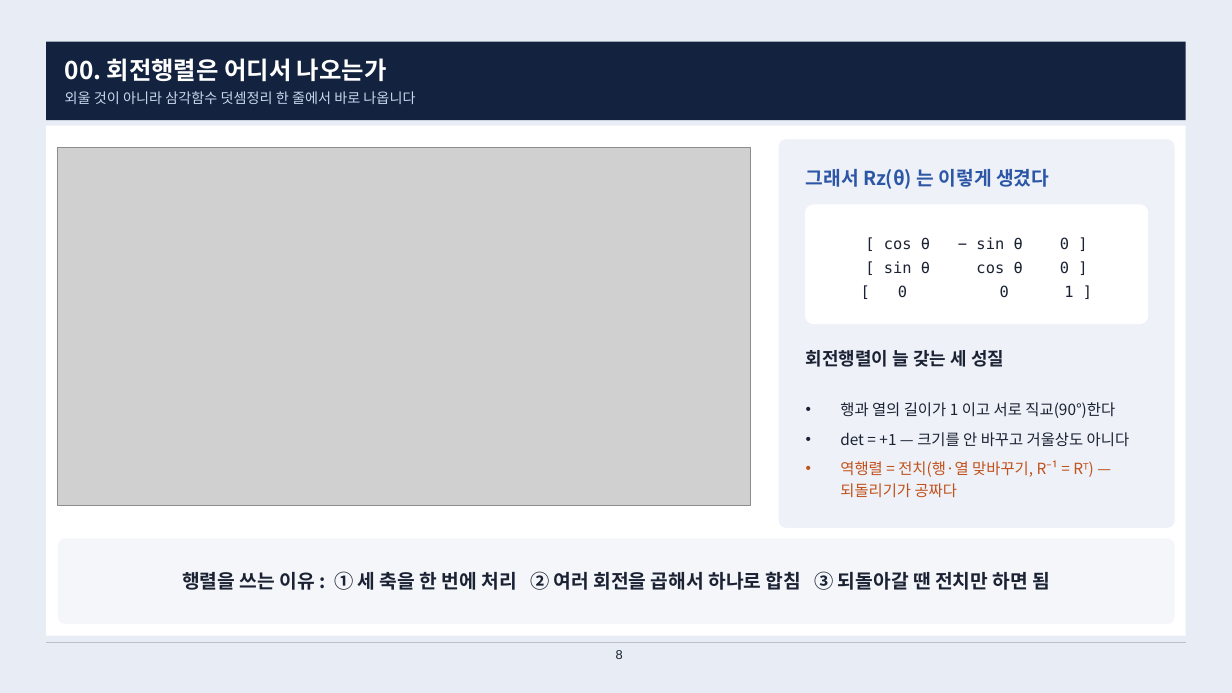
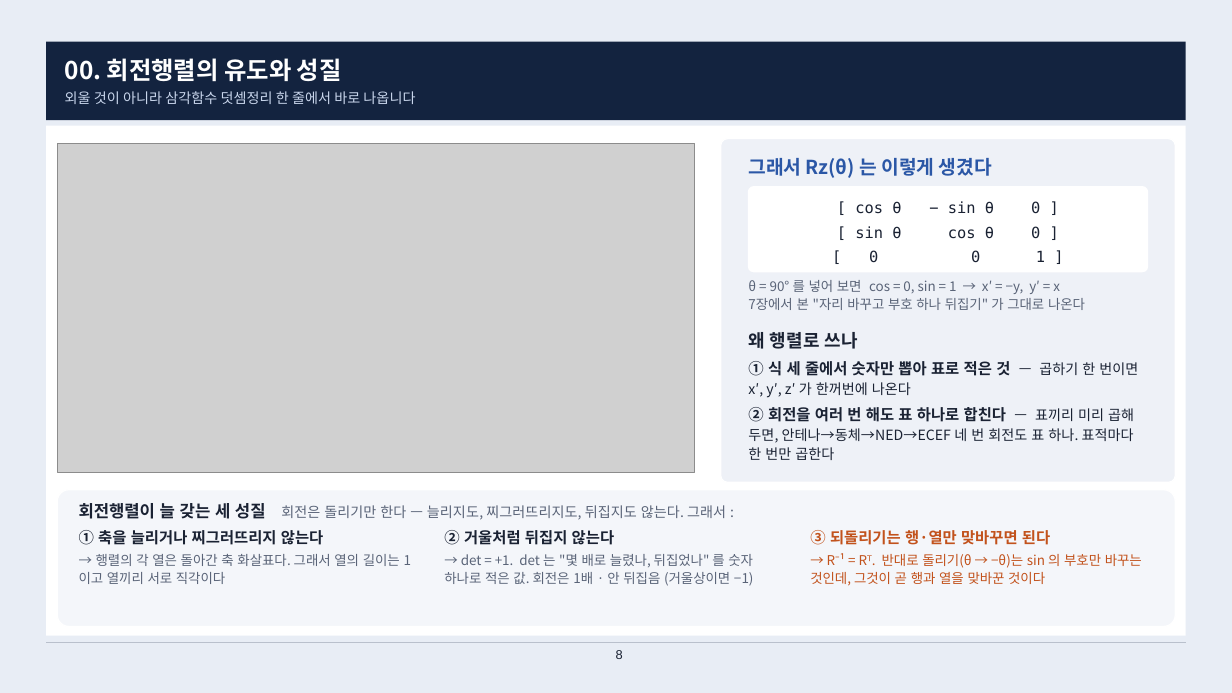
Before and after one commit to harley-hwan/IpcProc, a slide deck: slide 8 of Part2_CoordFrames/ref/산출물/Chapter2_coordinate_systems.pptx. Drawn at 1232x693 pixels with LibreOffice and Linux fonts; fonts in the diff are those of the drawing; grey boxes stand for pictures. Boxes give left, top, right and bottom in pixels: in the first picture for what was removed or moved away, otherwise in the second. Text is boxed around its words. In the diff, an @@ line names an element or a change of style, - is before the commit and + after.

```diff
--- a/Part2_CoordFrames/ref/산출물/Chapter2_coordinate_systems.pptx
+++ b/Part2_CoordFrames/ref/산출물/Chapter2_coordinate_systems.pptx
@@ text at bbox=[65, 58, 342, 82]: text changed @@
-00. 회전행렬은 어디서 나오는가
+00. 회전행렬의 유도와 성질
@@ picture: place and size @@
-picture at bbox=[57, 147, 750, 505]
+picture at bbox=[57, 143, 695, 472]
@@ rounded rectangle: place and size @@
-rounded rectangle at bbox=[778, 139, 1176, 529]
+rounded rectangle at bbox=[721, 139, 1176, 482]
@@ text "그래서 Rz(θ) 는 이렇게 생겼다": place and size @@
-text "그래서 Rz(θ) 는 이렇게 생겼다" at bbox=[806, 169, 1049, 189]
+text "그래서 Rz(θ) 는 이렇게 생겼다" at bbox=[748, 158, 992, 178]
@@ text "[ cos θ − sin ...": place and size @@
-text "[ cos θ − sin ..." at bbox=[884, 237, 1069, 298]
+text "[ cos θ − sin ..." at bbox=[855, 201, 1040, 263]
@@ rounded rectangle: place and size @@
-rounded rectangle at bbox=[806, 205, 1148, 323]
+rounded rectangle at bbox=[749, 187, 1148, 272]
@@ text added at bbox=[748, 280, 1085, 310], 10.5 pt, text #5A6478 @@
+θ = 90° 를 넣어 보면 cos = 0, sin = 1 → x′ = −y, y′ = x
+7장에서 본 "자리 바꾸고 부호 하나 뒤집기" 가 그대로 나온다
@@ text at bbox=[748, 332, 858, 349]: text changed @@
-회전행렬이 늘 갖는 세 성질
+왜 행렬로 쓰나
@@ text "① 식 세 줄에서 숫자만 ..." at bbox=[748, 361, 1138, 460]: vertical alignment middle to top @@
@@ text at bbox=[748, 361, 1138, 460]: text changed; size 12 to 11 pt @@
-• 행과 열의 길이가 1 이고 서로 직교(90°)한다
-• det = +1 — 크기를 안 바꾸고 거울상도 아니다
-• 역행렬 = 전치(행·열 맞바꾸기, R⁻¹ = Rᵀ) — 되돌리기가 공짜다
+① 식 세 줄에서 숫자만 뽑아 표로 적은 것 — 곱하기 한 번이면 x′, y′, z′ 가 한꺼번에 나온다
+② 회전을 여러 번 해도 표 하나로 합친다 — 표끼리 미리 곱해 두면, 안테나→동체→NED→ECEF 네 번 회전도 표 하나. 표적마다 한 번만 곱한다
@@ rounded rectangle: place and size @@
-rounded rectangle at bbox=[57, 538, 1176, 625]
+rounded rectangle at bbox=[57, 490, 1176, 627]
@@ text at bbox=[79, 503, 726, 520]: text changed; size 15 to 11 pt; text colour #1A2233 to #5A6478; bold off @@
-행렬을 쓰는 이유 : ① 세 축을 한 번에 처리 ② 여러 회전을 곱해서 하나로 합침 ③ 되돌아갈 땐 전치만 하면 됨
+회전행렬이 늘 갖는 세 성질 회전은 돌리기만 한다 — 늘리지도, 찌그러뜨리지도, 뒤집지도 않는다. 그래서 :
@@ text added at bbox=[79, 530, 411, 584], 10.5 pt, text #5A6478 @@
+① 축을 늘리거나 찌그러뜨리지 않는다
+→ 행렬의 각 열은 돌아간 축 화살표다. 그래서 열의 길이는 1 이고 열끼리 서로 직각이다
@@ text added at bbox=[444, 530, 754, 586], 10.5 pt, text #5A6478 @@
+② 거울처럼 뒤집지 않는다
+→ det = +1. det 는 "몇 배로 늘렸나, 뒤집었나" 를 숫자 하나로 적은 값. 회전은 1배 · 안 뒤집음 (거울상이면 −1)
@@ text added at bbox=[810, 530, 1142, 586], 10.5 pt, text #C2521C @@
+③ 되돌리기는 행·열만 맞바꾸면 된다
+→ R⁻¹ = Rᵀ. 반대로 돌리기(θ → −θ)는 sin 의 부호만 바꾸는 것인데, 그것이 곧 행과 열을 맞바꾼 것이다
```
Also in this commit, not shown: 20 other slides changed, 4 slides added, 9 slides removed, 4 other files.
